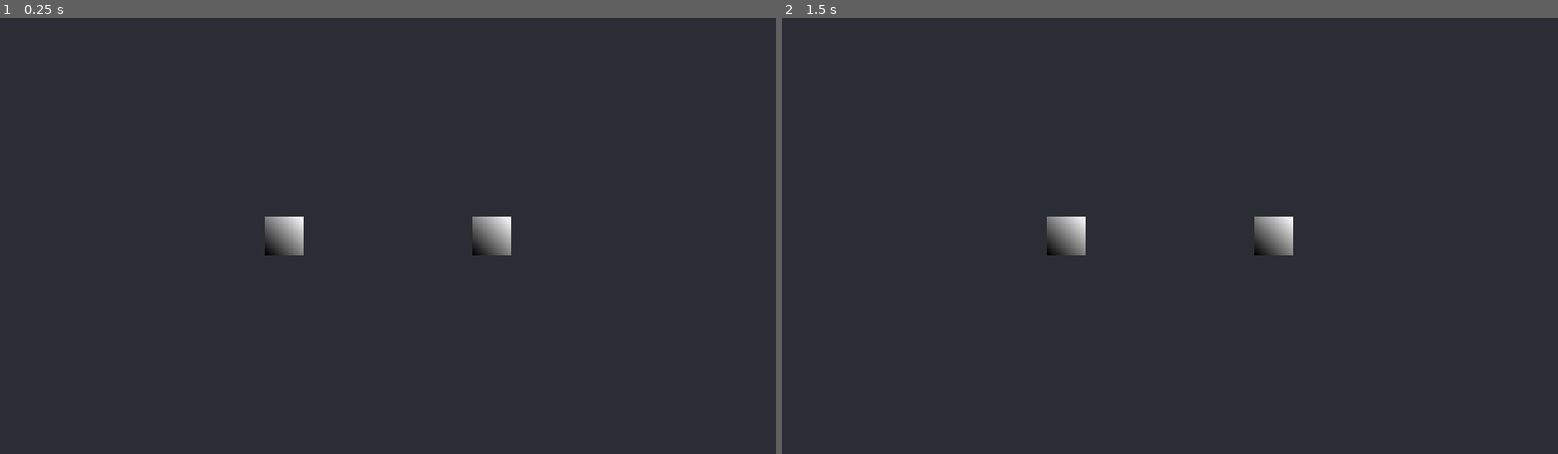
Above: before the commit, frames 1-2 (left to right).
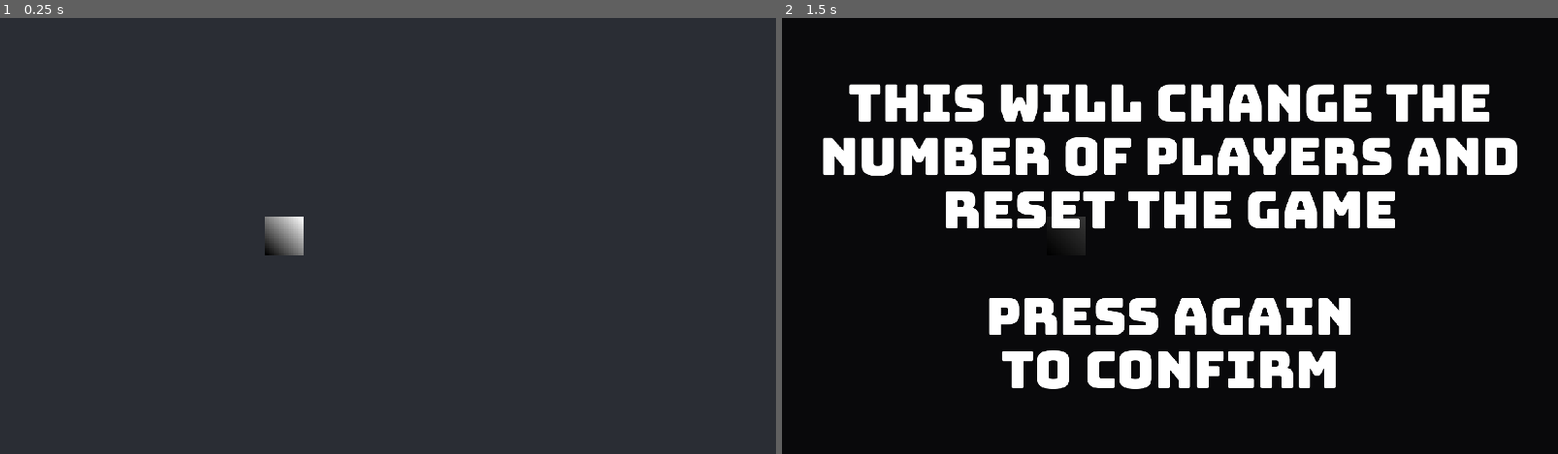
Above: after the commit, the same moments.

Repository: tm-nielsen/arcade-jam-2024
Game: Godot game, scene res://scenes/root.tscn
The game is run twice, just before and just after one commit, with the same random seed, the same clock (stepped at 60 frames per second) and the same inputs.
Inputs (mouse positions are in pixels of both pictures, inside the frame that each line leads up to):
- Up to frame 1 (0.25 s): no input
- Up to frame 2 (1.5 s): tap Enter at 0.5 s; move the mouse to (1340, 214) at 0.52 s; tap 1 (select_1_player, bound only after the commit) at 0.6 s; tap 2 (select_2_players, bound only after the commit) at 0.8, 1.35 s; tap Space at 1.25 s; move the mouse to (1014, 257) at 1.27 s

The runs differ from the first frame. In frame 1, 0.4% of the frame differs, in the area x 60-66%, y 45-55%; in frame 2, 99%, in the area x 0-100%, y 0-100%.

Commit message:
Implemented player count toggle

Diff:
--- a/project.godot
+++ b/project.godot
@@ -139,6 +139,16 @@
 , Object(InputEventKey,"resource_local_to_scene":false,"resource_name":"","device":-1,"window_id":0,"alt_pressed":false,"shift_pressed":false,"ctrl_pressed":false,"meta_pressed":false,"pressed":false,"keycode":0,"physical_keycode":0,"key_label":4194305,"unicode":0,"echo":false,"script":null)
 ]
 }
+select_1_player={
+"deadzone": 0.5,
+"events": [Object(InputEventKey,"resource_local_to_scene":false,"resource_name":"","device":-1,"window_id":0,"alt_pressed":false,"shift_pressed":false,"ctrl_pressed":false,"meta_pressed":false,"pressed":false,"keycode":0,"physical_keycode":0,"key_label":49,"unicode":49,"echo":false,"script":null)
+]
+}
+select_2_players={
+"deadzone": 0.5,
+"events": [Object(InputEventKey,"resource_local_to_scene":false,"resource_name":"","device":-1,"window_id":0,"alt_pressed":false,"shift_pressed":false,"ctrl_pressed":false,"meta_pressed":false,"pressed":false,"keycode":0,"physical_keycode":0,"key_label":50,"unicode":50,"echo":false,"script":null)
+]
+}
 
 [rendering]
 
--- a/scenes/root.tscn
+++ b/scenes/root.tscn
@@ -1,9 +1,10 @@
-[gd_scene load_steps=5 format=3 uid="uid://cxsguugdspvps"]
+[gd_scene load_steps=6 format=3 uid="uid://cxsguugdspvps"]
 
 [ext_resource type="PackedScene" uid="uid://bni3066uriymy" path="res://scenes/game.tscn" id="1_qbhji"]
 [ext_resource type="Theme" uid="uid://duhqroiyu3101" path="res://resources/ui_theme.tres" id="1_xtmch"]
 [ext_resource type="Script" path="res://scripts/pause_menu.gd" id="3_ld4r0"]
 [ext_resource type="Texture2D" uid="uid://bn1q5tdhdpcoq" path="res://sprites/input_map.png" id="4_2esfw"]
+[ext_resource type="Script" path="res://scripts/player_count_selector.gd" id="5_7gkuc"]
 
 [node name="Root" type="Control"]
 texture_filter = 1
@@ -55,7 +56,7 @@
 reset_button = NodePath("VBox/Buttons/ResetButton")
 quit_button = NodePath("VBox/Buttons/QuitButton")
 
-[node name="ColorRect" type="ColorRect" parent="PauseMenu"]
+[node name="Background" type="ColorRect" parent="PauseMenu"]
 layout_mode = 1
 anchors_preset = 15
 anchor_right = 1.0
@@ -104,3 +105,43 @@
 texture = ExtResource("4_2esfw")
 expand_mode = 2
 stretch_mode = 5
+
+[node name="Control" type="Control" parent="."]
+process_mode = 3
+layout_mode = 1
+anchors_preset = 15
+anchor_right = 1.0
+anchor_bottom = 1.0
+grow_horizontal = 2
+grow_vertical = 2
+script = ExtResource("5_7gkuc")
+
+[node name="Background" type="ColorRect" parent="Control"]
+layout_mode = 1
+anchors_preset = 15
+anchor_right = 1.0
+anchor_bottom = 1.0
+grow_horizontal = 2
+grow_vertical = 2
+color = Color(0, 0, 0, 0.784314)
+
+[node name="Warning" type="Label" parent="Control"]
+layout_mode = 1
+anchors_preset = 8
+anchor_left = 0.5
+anchor_top = 0.5
+anchor_right = 0.5
+anchor_bottom = 0.5
+offset_left = -896.0
+offset_top = -394.5
+offset_right = 896.0
+offset_bottom = 394.5
+grow_horizontal = 2
+grow_vertical = 2
+theme_override_font_sizes/font_size = 128
+text = "This will change the number of players and reset the game
+
+press again
+to confirm"
+horizontal_alignment = 1
+autowrap_mode = 2
--- a/scripts/character_controller.gd
+++ b/scripts/character_controller.gd
@@ -10,6 +10,10 @@
 
 var state: PlayerState
 
+
+func _ready():
+  if player_number > PlayerCountSelector.playerCount:
+    queue_free()
 
 func _physics_process(_delta):
   var input_direction := get_input_direction()
--- /dev/null
+++ b/scripts/player_count_selector.gd
@@ -0,0 +1,27 @@
+class_name PlayerCountSelector
+extends Control
+
+static var playerCount: int = 1
+
+func _ready():
+  visible = false
+
+func _process(_delta):
+  if visible:
+    if playerCount == 1 && Input.is_action_just_pressed("select_2_players"):
+      playerCount = 2
+      get_tree().reload_current_scene()
+    if playerCount == 2 && Input.is_action_just_pressed("select_1_player"):
+      playerCount = 1
+      get_tree().reload_current_scene()
+
+  else:
+    if (Input.is_action_just_pressed("select_1_player") && playerCount != 1) || \
+      (Input.is_action_just_pressed("select_2_players") && playerCount != 2):
+      visible = true
+
+
+func _input(event):
+  if event.is_action("select_1_player") || event.is_action("select_2_players"):
+    return
+  visible = false
